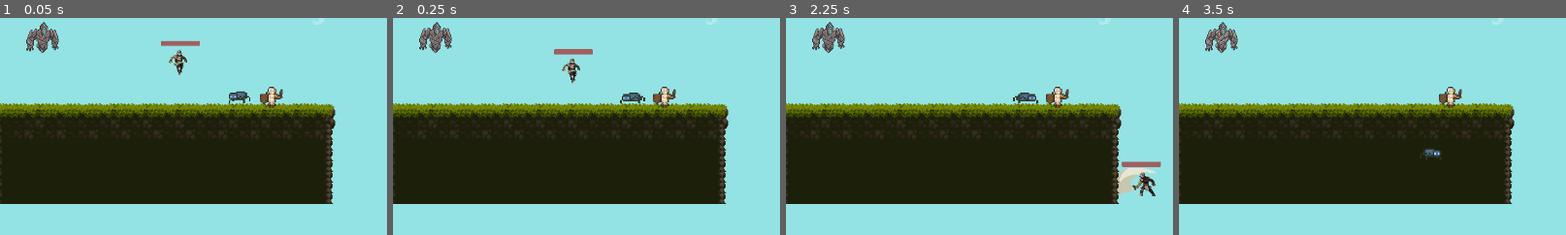
Above: before the commit, frames 1-4 (left to right).
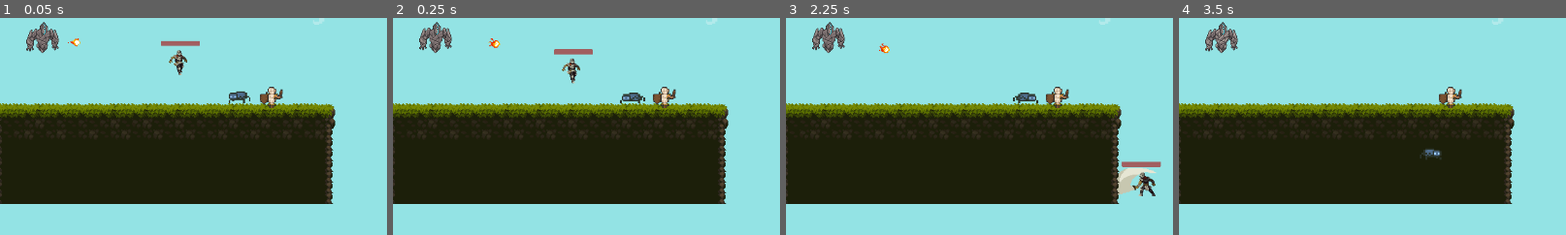
Above: after the commit, the same moments.

Repository: ON1VAS/tesiUni2025
Game: Godot game, scene res://scene/map.tscn
Same seed, same stepped clock (60 frames per second), same inputs: the game is played once before the commit and once after it.
Inputs:
- Up to frame 1 (0.05 s): no input
- Up to frame 2 (0.25 s): no input
- Up to frame 3 (2.25 s): hold D (ui_right) 0.53-2.03 s; tap K (attackfast) at 0.6, 2.1 s; tap W (ui_up) at 0.77, 1.52 s; tap L (attackpesant) at 1.35 s; hold A (ui_left) from 2.03 s (still down)
- Up to frame 4 (3.5 s): release A (ui_left) at 2.78 s; hold D (ui_right) from 2.78 s (still down); tap L (attackpesant) at 2.85 s; tap W (ui_up) at 3.02 s
The pictures show only the part of the screen within x 24-74%, y 50-100%; the shares and areas given below are measured in that part.

The runs differ from the first frame. In frame 1, less than 0.1% of the frame differs, in the area x 17-21%, y 9-14%; in frame 2, less than 0.1%, in the area x 24-28%, y 9-14%; in frame 3, less than 0.1%; in frame 4, nothing differs.

Commit message:
aggiunto nemico golem

Diff:
--- a/scene/fireball.tscn
+++ b/scene/fireball.tscn
@@ -1,7 +1,9 @@
-[gd_scene load_steps=10 format=3 uid="uid://q82sfuqywiev"]
+[gd_scene load_steps=11 format=3 uid="uid://q82sfuqywiev"]
 
 [ext_resource type="Script" uid="uid://d1bx7dlunddn1" path="res://script/fireball.gd" id="1_hwcit"]
 [ext_resource type="Texture2D" uid="uid://bkinpsn5hfi6d" path="res://testures/enemy/FireBall.png" id="1_xvsru"]
+
+[sub_resource type="CircleShape2D" id="CircleShape2D_hwcit"]
 
 [sub_resource type="AtlasTexture" id="AtlasTexture_hwcit"]
 atlas = ExtResource("1_xvsru")
@@ -53,12 +55,15 @@
 "speed": 15.0
 }]
 
-[node name="Fireball" type="Area2D"]
+[node name="Fireball" type="Area2D" groups=["attacco"]]
 script = ExtResource("1_hwcit")
 
 [node name="CollisionShape2D" type="CollisionShape2D" parent="."]
+shape = SubResource("CircleShape2D_hwcit")
 
 [node name="AnimatedSprite2D" type="AnimatedSprite2D" parent="."]
 texture_filter = 1
 sprite_frames = SubResource("SpriteFrames_mnk85")
 frame_progress = 0.410642
+
+[connection signal="body_entered" from="." to="." method="_on_body_entered"]
--- a/scene/golem.tscn
+++ b/scene/golem.tscn
@@ -197,7 +197,7 @@
 "duration": 1.0,
 "texture": SubResource("AtlasTexture_covnp")
 }],
-"loop": true,
+"loop": false,
 "name": &"attack",
 "speed": 5.0
 }, {
@@ -325,9 +325,11 @@
 [node name="AnimatedSprite2D" type="AnimatedSprite2D" parent="."]
 texture_filter = 1
 sprite_frames = SubResource("SpriteFrames_soug6")
-animation = &"attack"
+animation = &"move"
 
 [node name="PlayerDetectionArea" type="Area2D" parent="."]
+collision_layer = 2
+collision_mask = 32
 
 [node name="CollisionShape2D" type="CollisionShape2D" parent="PlayerDetectionArea"]
 shape = SubResource("CircleShape2D_yqa5d")
@@ -338,4 +340,9 @@
 position = Vector2(-1.5, -4.5)
 shape = SubResource("RectangleShape2D_mh4gg")
 
+[node name="FireballSpawnPoint" type="Marker2D" parent="."]
+position = Vector2(24, 0)
+
+[connection signal="body_entered" from="PlayerDetectionArea" to="." method="_on_player_detection_area_body_entered"]
+[connection signal="body_exited" from="PlayerDetectionArea" to="." method="_on_player_detection_area_body_exited"]
 [connection signal="area_entered" from="Hurtbox" to="." method="_on_hurtbox_area_entered"]
--- a/script/fireball.gd
+++ b/script/fireball.gd
@@ -1,33 +1,39 @@
 extends Area2D
 
+@export var speed = 400
+@export var damage = 35
+@export var lifetime = 1.0
 @onready var slimechan = get_tree().get_first_node_in_group("giocatore")
+var direction = Vector2.ZERO
 @onready var anim = $AnimatedSprite2D
-
-
-var level = 1
-var hp = 1
-var speed = 1000
-var damage = 35
-var knock_amount = 100
-var attack_size = 1.0
-var bullet_life_time = 2
-
-#così colpisce il protagonista
-var angle = Vector2.ZERO
-var direction = Vector2.ZERO
 
 func _ready():
 	direction = (slimechan.global_position - global_position).normalized()
 	rotation = direction.angle()  # Ruota lo sprite nella direzione del movimento
-	anim.play("attacco")
-	SelfDestruct()
+	anim.play("default")
+	area_entered.connect(_on_area_entered)
+	start_lifetime_timer()
 
 func _physics_process(delta):
-	position += direction*speed*delta
+	position += direction * speed * delta
 
 func player_hit():
 	slimechan.Damage(damage)
 
-func SelfDestruct():
-	await (get_tree().create_timer(bullet_life_time).timeout)
-	self.queue_free() #fa scomparire proiettile
+func start_lifetime_timer():
+	await get_tree().create_timer(lifetime).timeout
+	destroy()
+
+func _on_body_entered(body: Node2D):
+	if body.is_in_group("giocatore"):
+		body.Damage(damage)
+		destroy()
+
+func _on_area_entered(area: Area2D):
+	if area.is_in_group("player_hitbox"):
+		if area.get_parent().has_method("take_damage"):
+			area.get_parent().Damage(damage)
+		destroy()
+
+func destroy():
+	self.queue_free()
--- a/script/golem.gd
+++ b/script/golem.gd
@@ -12,7 +12,7 @@
 # Palla di fuoco
 var ragnatela_ammo = 0
 var ragnatela_baseammo = 1
-var ragnatela_attackspeed = 2
+var ragnatela_attackspeed = 200
 var ragnatela_level = 1
 var attack_cooldown = 2  # Tempo di recupero tra gli attacchi
 
@@ -28,6 +28,23 @@
 	hurtbox.set_collision_mask_value(2, true)
 	hurtbox.area_entered.connect(_on_area_2d_area_entered)
 
+func _process(delta):
+	if can_attack and player:
+		shoot_fireball()
+		can_attack = false
+		await get_tree().create_timer(attack_cooldown).timeout
+		can_attack = true
+
+
+
+func shoot_fireball():
+	var fireball = palladifuoco.instantiate()
+	fireball.global_position = $FireballSpawnPoint.global_position
+	var direction = (player.global_position - global_position).normalized()
+	fireball.direction = direction
+	fireball.speed = ragnatela_attackspeed
+	fireball.damage = 20
+	get_parent().add_child(fireball)
 
 func take_damage(amount: int):
 	hp -= amount
@@ -47,3 +64,13 @@
 	if area.is_in_group("player_weapon"):
 		anim.play("damage")
 		take_damage(10)  # Danno base (puoi passare un valore dal player)
+
+
+
+func _on_player_detection_area_body_entered(body: Node2D) -> void:
+	if body.is_in_group("giocatore"):
+		can_attack = true
+
+func _on_player_detection_area_body_exited(body: Node2D) -> void:
+	if body.is_in_group("giocatore"):
+		can_attack = false
